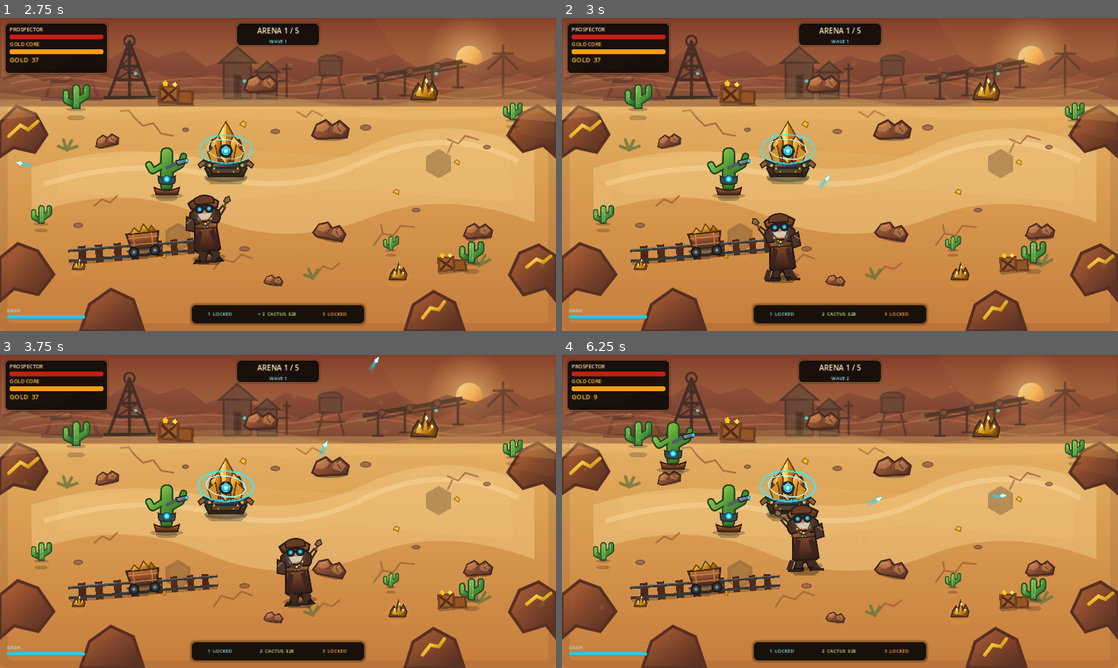
Above: before the commit, frames 1-4 (two rows, left to right).
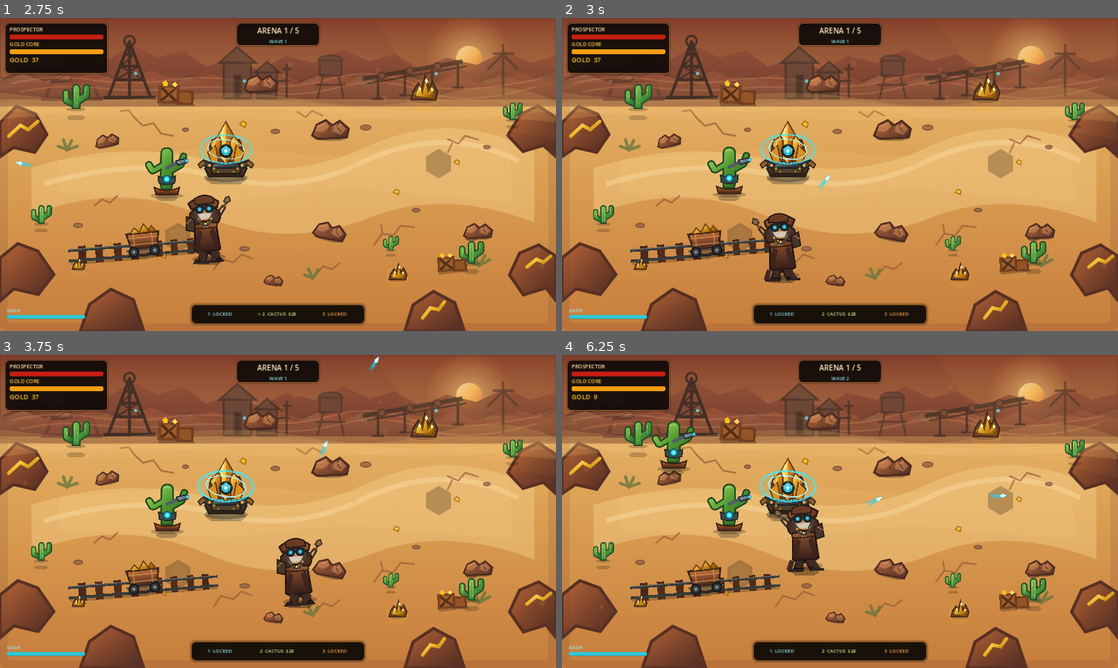
Above: after the commit, the same moments.

Repository: motomotoo1997-art/monster-quest
Game: Godot game, scene res://scenes/main/Main.tscn
Same seed, same stepped clock (60 frames per second), same inputs: the game is played once before the commit and once after it.
Inputs (mouse positions are in pixels of both pictures, inside the frame that each line leads up to):
- Up to frame 1 (2.75 s): click "START RUN" at 0.5 s; tap Enter at 1.25 s; move the mouse to (400, 158) at 1.27 s; press the mouse at (400, 158) at 1.28 s; hold D (move_right) 1.28-2.03 s; move the mouse to (166, 190) at 2.02 s; release the mouse at (166, 190) at 2.03 s; hold S (move_down) from 2.03 s (still down); tap E (ability_e) at 2.1 s; click (166, 190) at 2.3 s
- Up to frame 2 (3 s): move the mouse to (895, 105) at 2.77 s; release S (move_down) at 2.78 s; press the mouse at (895, 105) at 2.78 s; hold D (move_right) from 2.78 s (still down); tap Q (ability_q) at 2.85 s
- Up to frame 3 (3.75 s): move the mouse to (250, 574) at 3.52 s; release D (move_right) at 3.53 s; release the mouse at (250, 574) at 3.53 s; hold W (move_up) from 3.53 s (still down); tap R (ability_r) at 3.6 s
- Up to frame 4 (6.25 s): click (812, 574) at 3.8 s; move the mouse to (1006, 558) at 4.27 s; release W (move_up) at 4.28 s; press the mouse at (1006, 558) at 4.28 s; hold A (move_left) 4.28-5.78 s; tap 1 (build_1) at 4.35 s; move the mouse to (673, 464) at 5.02 s; release the mouse at (673, 464) at 5.03 s; tap 2 (build_2) at 5.1 s; click (673, 464) at 5.3 s; move the mouse to (867, 511) at 5.77 s; press the mouse at (867, 511) at 5.78 s; hold S (move_down) from 5.78 s (still down); tap 3 (build_3) at 5.85 s

Frame 1 is identical in both runs. In frame 2, 0.3% of the frame differs, in the area x 26-35%, y 41-58%; in frame 3, 0.3%; in frame 4, 0.6%, in the area x 16-35%, y 21-58%.
Error before the commit: Trying to assign value of type 'AnimatedSprite2D' to a variable of type 'Sprite2D'. (res://scripts/defenses/cactus_sentry.gd:12)

Commit message:
gameplay: drive Cactus Sentry fire animation

Diff:
--- a/gold-rush-roguelike/scripts/defenses/cactus_sentry.gd
+++ b/gold-rush-roguelike/scripts/defenses/cactus_sentry.gd
@@ -2,6 +2,7 @@
 class_name CactusSentry
 
 var _recoil := 0.0
+var _fire_visual_remaining := 0.0
 var _visual_base_position := Vector2.ZERO
 var _visual_base_scale := Vector2.ONE
 
@@ -9,22 +10,27 @@
 @onready var weapon_component: WeaponComponent = $WeaponComponent
 @onready var aim_pivot: Node2D = $AimPivot
 @onready var muzzle: Marker2D = $AimPivot/Muzzle
-@onready var visual: Sprite2D = $Visual
+@onready var visual: AnimatedSprite2D = $Visual
 
 
 func _ready() -> void:
 	super()
 	_visual_base_position = visual.position
 	_visual_base_scale = visual.scale
+	visual.play(&"idle")
 	weapon_component.fired.connect(_on_weapon_fired)
 
 
 func _physics_process(delta: float) -> void:
 	_recoil = move_toward(_recoil, 0.0, delta * 8.0)
-	visual.position = _visual_base_position + Vector2(0.0, _recoil * 4.0)
+	_fire_visual_remaining = maxf(_fire_visual_remaining - delta, 0.0)
+	var next_animation: StringName = &"fire" if _fire_visual_remaining > 0.0 else &"idle"
+	if visual.animation != next_animation:
+		visual.play(next_animation)
+	visual.position = _visual_base_position + Vector2(0.0, _recoil * 2.5)
 	visual.scale = Vector2(
-		_visual_base_scale.x * (1.0 + _recoil * 0.06),
-		_visual_base_scale.y * (1.0 - _recoil * 0.07)
+		_visual_base_scale.x * (1.0 + _recoil * 0.035),
+		_visual_base_scale.y * (1.0 - _recoil * 0.045)
 	)
 	var target := targeting_component.get_nearest_hostile(global_position)
 	if target == null:
@@ -36,3 +42,5 @@
 
 func _on_weapon_fired(_projectile: Node2D) -> void:
 	_recoil = 1.0
+	_fire_visual_remaining = 0.18
+	visual.play(&"fire")
